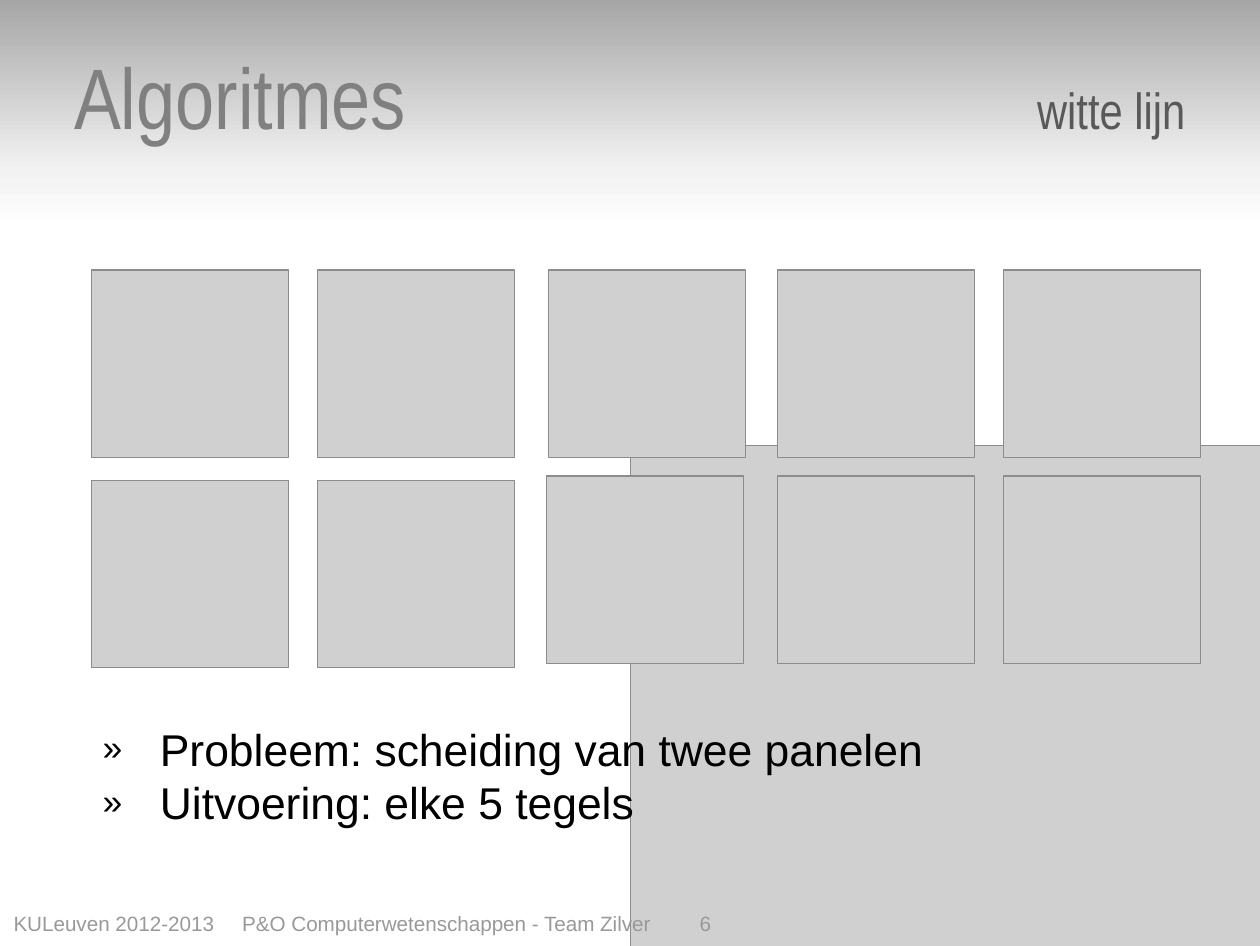
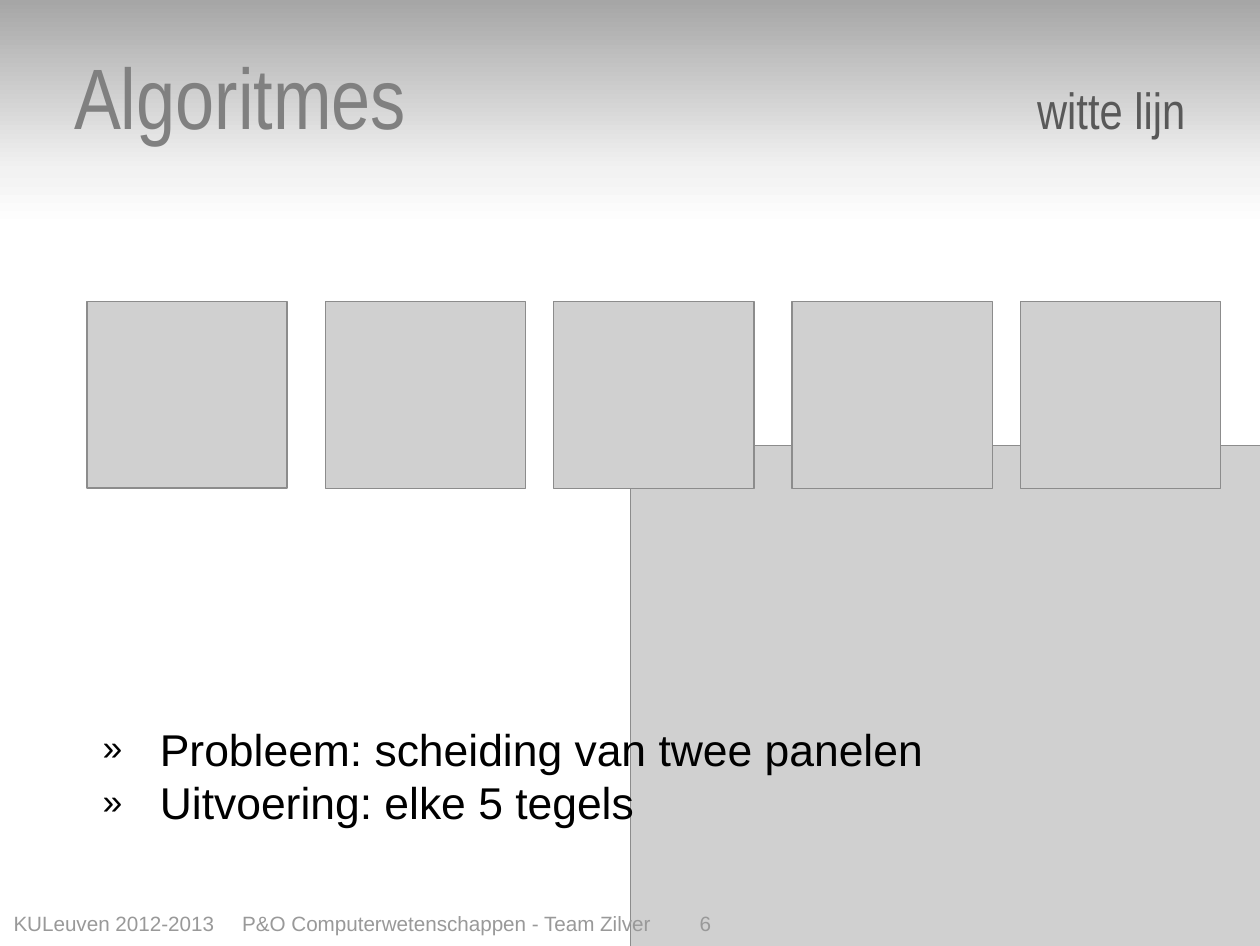
Before and after one commit to toonn/SilverSurfer, a slide deck: slide 6 of SilverSurferVerslag/Presentatie Eind/Presentatie eindverslag - team zilver v.Sophie.pptx. Drawn at 1260x946 pixels with LibreOffice and Linux fonts; fonts in the diff are those of the drawing; grey boxes stand for pictures; background and template pictures are left out. Boxes give left, top, right and bottom in pixels: in the first picture for what was removed or moved away, otherwise in the second. Text is boxed around its words. In the diff, an @@ line names an element or a change of style, - is before the commit and + after.

```diff
--- a/SilverSurferVerslag/Presentatie Eind/Presentatie eindverslag - team zilver v.Sophie.pptx
+++ b/SilverSurferVerslag/Presentatie Eind/Presentatie eindverslag - team zilver v.Sophie.pptx
@@ picture: place and size @@
-picture at bbox=[91, 270, 288, 457]
+picture at bbox=[87, 302, 287, 488]
@@ picture: place and size @@
-picture at bbox=[318, 270, 515, 457]
+picture at bbox=[325, 302, 525, 488]
@@ picture: place and size @@
-picture at bbox=[549, 270, 745, 457]
+picture at bbox=[553, 302, 753, 488]
@@ picture: place and size @@
-picture at bbox=[777, 270, 974, 457]
+picture at bbox=[792, 302, 992, 488]
@@ picture: place and size @@
-picture at bbox=[1004, 270, 1201, 457]
+picture at bbox=[1021, 302, 1221, 488]
@@ picture removed at bbox=[547, 476, 743, 663] @@
@@ picture removed at bbox=[777, 476, 974, 663] @@
@@ picture removed at bbox=[1004, 476, 1201, 663] @@
@@ picture removed at bbox=[91, 480, 288, 668] @@
@@ picture removed at bbox=[318, 480, 515, 668] @@
```
Also in this commit, not shown: 1 other slide changed.
